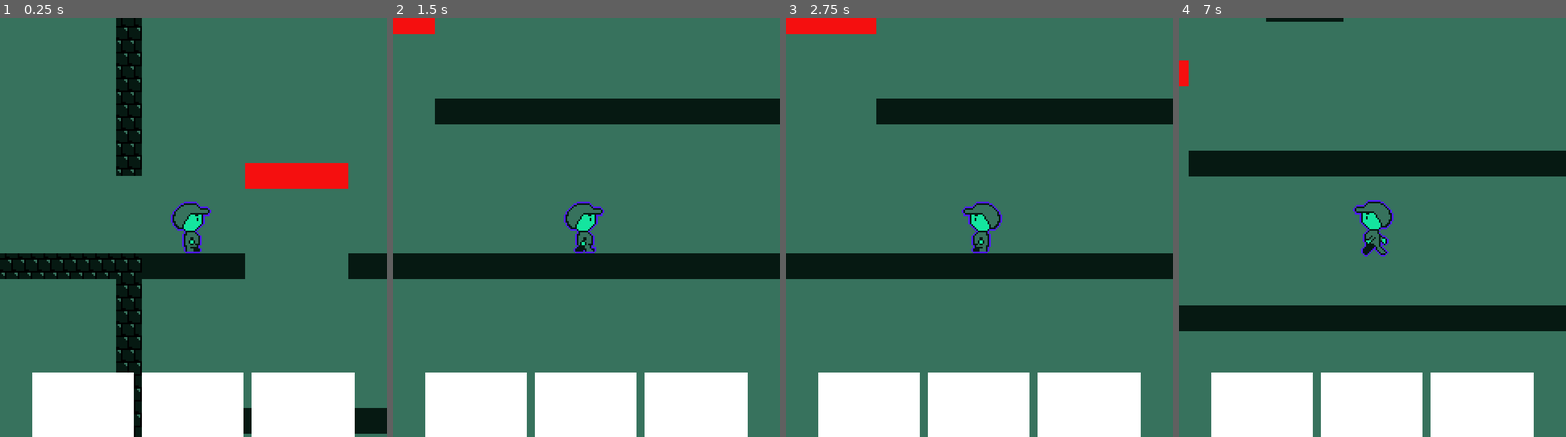
Above: before the commit, frames 1-4 (left to right).
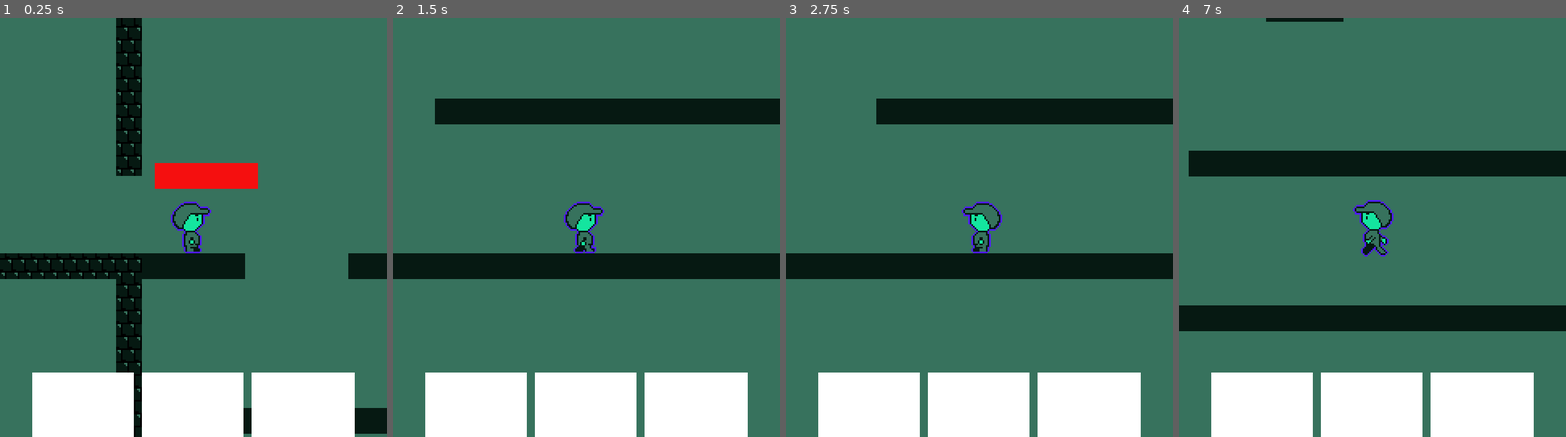
Above: after the commit, the same moments.

Repository: Hackerspace-IFUSP/LD49
Game: Godot game, scene res://Maps/Test.tscn
Same seed, same stepped clock (60 frames per second), same inputs: the game is played once before the commit and once after it.
Inputs:
- Up to frame 1 (0.25 s): no input
- Up to frame 2 (1.5 s): tap Enter at 0.5 s; hold D (move_right) from 0.53 s (still down); tap W (jump) at 0.77 s
- Up to frame 3 (2.75 s): tap W (jump) at 1.52 s; release D (move_right) at 2.03 s; hold A (move_left) from 2.03 s (still down)
- Up to frame 4 (7 s): release A (move_left) at 2.78 s; hold D (move_right) 2.78-4.28 s; tap W (jump) at 3.02, 3.77, 4.52, 6.02, 6.77 s; hold A (move_left) 4.28-5.03 s; hold D (move_right) 5.03-5.78 s; hold A (move_left) from 5.78 s (still down)

The runs differ from the first frame. In frame 1, 2.9% of the frame differs, in the area x 40-90%, y 34-41%; in frame 2, 0.4%; in frame 3, 0.9%; in frame 4, 0.2%.

Commit message:
updated structure

Diff:
--- a/Maps/Test.tscn
+++ b/Maps/Test.tscn
@@ -59,14 +59,14 @@
 
 [node name="test" type="Node2D"]
 
+[node name="Platform" parent="." instance=ExtResource( 3 )]
+position = Vector2( 312, -56 )
+
 [node name="Player" parent="." instance=ExtResource( 4 )]
 position = Vector2( 336, -16 )
 
 [node name="Camera2D" type="Camera2D" parent="Player"]
 current = true
-
-[node name="Platform" parent="." instance=ExtResource( 3 )]
-position = Vector2( 368, -56 )
 
 [node name="TileMap" type="TileMap" parent="."]
 tile_set = SubResource( 2 )
--- a/Scenes/Platform.tscn
+++ b/Scenes/Platform.tscn
@@ -1,14 +1,23 @@
-[gd_scene load_steps=2 format=2]
+[gd_scene load_steps=4 format=2]
+
+[ext_resource path="res://Scripts/Platform.gd" type="Script" id=1]
 
 [sub_resource type="RectangleShape2D" id=1]
 extents = Vector2( 32, 8 )
 
+[sub_resource type="RectangleShape2D" id=2]
+extents = Vector2( 32, 40 )
+
 [node name="Platform" type="RigidBody2D"]
 mode = 1
+contacts_reported = 1
+contact_monitor = true
+script = ExtResource( 1 )
 
-[node name="CollisionShape2D" type="CollisionShape2D" parent="."]
+[node name="Collider" type="CollisionShape2D" parent="."]
 position = Vector2( 32, 8 )
 shape = SubResource( 1 )
+disabled = true
 
 [node name="ColorRect" type="ColorRect" parent="."]
 margin_right = 64.0
@@ -17,3 +26,9 @@
 __meta__ = {
 "_edit_use_anchors_": false
 }
+
+[node name="Area2D" type="Area2D" parent="."]
+
+[node name="Shape" type="CollisionShape2D" parent="Area2D"]
+position = Vector2( 32, 8 )
+shape = SubResource( 2 )
--- a/Scenes/Player.tscn
+++ b/Scenes/Player.tscn
@@ -8,40 +8,40 @@
 extents = Vector2( 7.44356, 16.089 )
 
 [sub_resource type="AtlasTexture" id=2]
+atlas = ExtResource( 1 )
+region = Rect2( 0, 0, 32, 32 )
+
+[sub_resource type="AtlasTexture" id=3]
+atlas = ExtResource( 1 )
+region = Rect2( 32, 0, 32, 32 )
+
+[sub_resource type="AtlasTexture" id=4]
+atlas = ExtResource( 1 )
+region = Rect2( 64, 0, 32, 32 )
+
+[sub_resource type="AtlasTexture" id=5]
+atlas = ExtResource( 1 )
+region = Rect2( 96, 0, 32, 32 )
+
+[sub_resource type="AtlasTexture" id=6]
 atlas = ExtResource( 3 )
 region = Rect2( 0, 0, 32, 36 )
 
-[sub_resource type="AtlasTexture" id=3]
+[sub_resource type="AtlasTexture" id=7]
 atlas = ExtResource( 3 )
 region = Rect2( 32, 0, 32, 36 )
 
-[sub_resource type="AtlasTexture" id=4]
-atlas = ExtResource( 1 )
-region = Rect2( 0, 0, 32, 32 )
-
-[sub_resource type="AtlasTexture" id=5]
-atlas = ExtResource( 1 )
-region = Rect2( 32, 0, 32, 32 )
-
-[sub_resource type="AtlasTexture" id=6]
-atlas = ExtResource( 1 )
-region = Rect2( 64, 0, 32, 32 )
-
-[sub_resource type="AtlasTexture" id=7]
-atlas = ExtResource( 1 )
-region = Rect2( 96, 0, 32, 32 )
-
 [sub_resource type="SpriteFrames" id=8]
 animations = [ {
-"frames": [ SubResource( 2 ), SubResource( 3 ) ],
+"frames": [ SubResource( 2 ), SubResource( 3 ), SubResource( 4 ), SubResource( 5 ) ],
+"loop": true,
+"name": "walking",
+"speed": 7.0
+}, {
+"frames": [ SubResource( 6 ), SubResource( 7 ) ],
 "loop": true,
 "name": "jumping",
 "speed": 5.0
-}, {
-"frames": [ SubResource( 4 ), SubResource( 5 ), SubResource( 6 ), SubResource( 7 ) ],
-"loop": true,
-"name": "walking",
-"speed": 7.0
 } ]
 
 [node name="Player" type="KinematicBody2D"]
--- /dev/null
+++ b/Scripts/Platform.gd
@@ -0,0 +1,16 @@
+# Created by Ícaro Freire on October 3rd, 2021
+# https://ivfreire.github.io/gamedev.html
+
+extends RigidBody2D
+
+func _ready():
+	pass
+
+func _physics_process(delta):
+
+	var bodies = $Area2D.get_overlapping_bodies()
+	if bodies:
+		if bodies[0].name == 'Player':
+			$Collider.disabled = bodies[0].global_position.y  > self.global_position.y
+
+	pass
